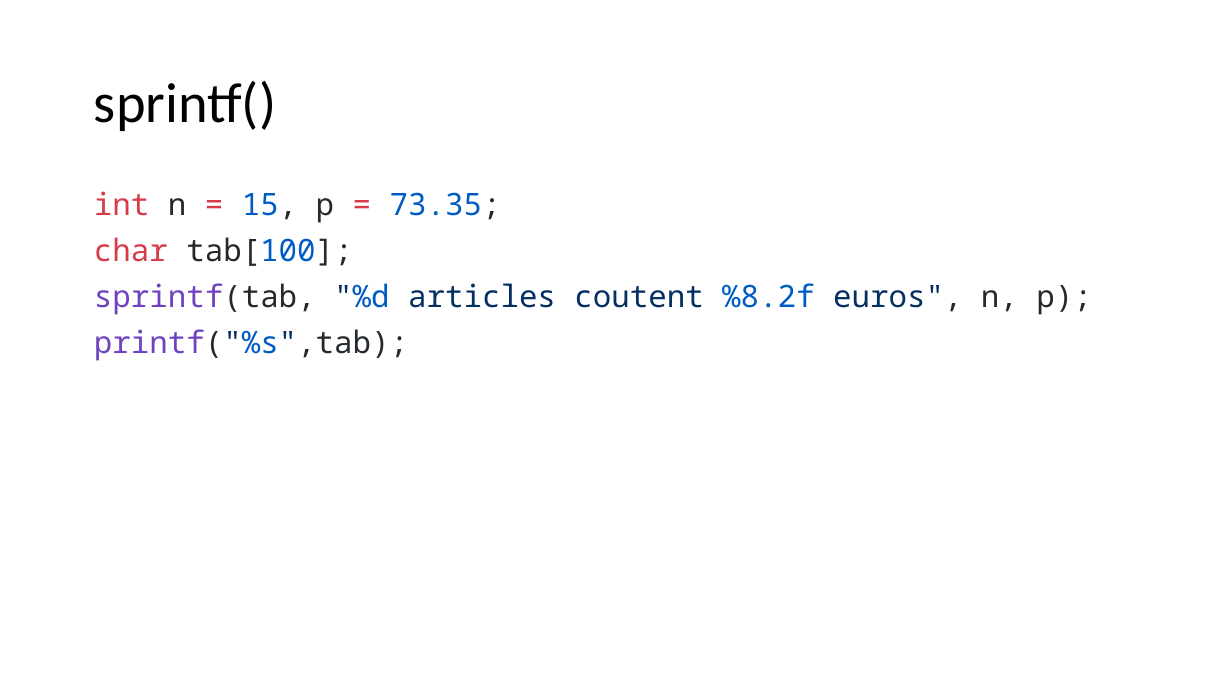
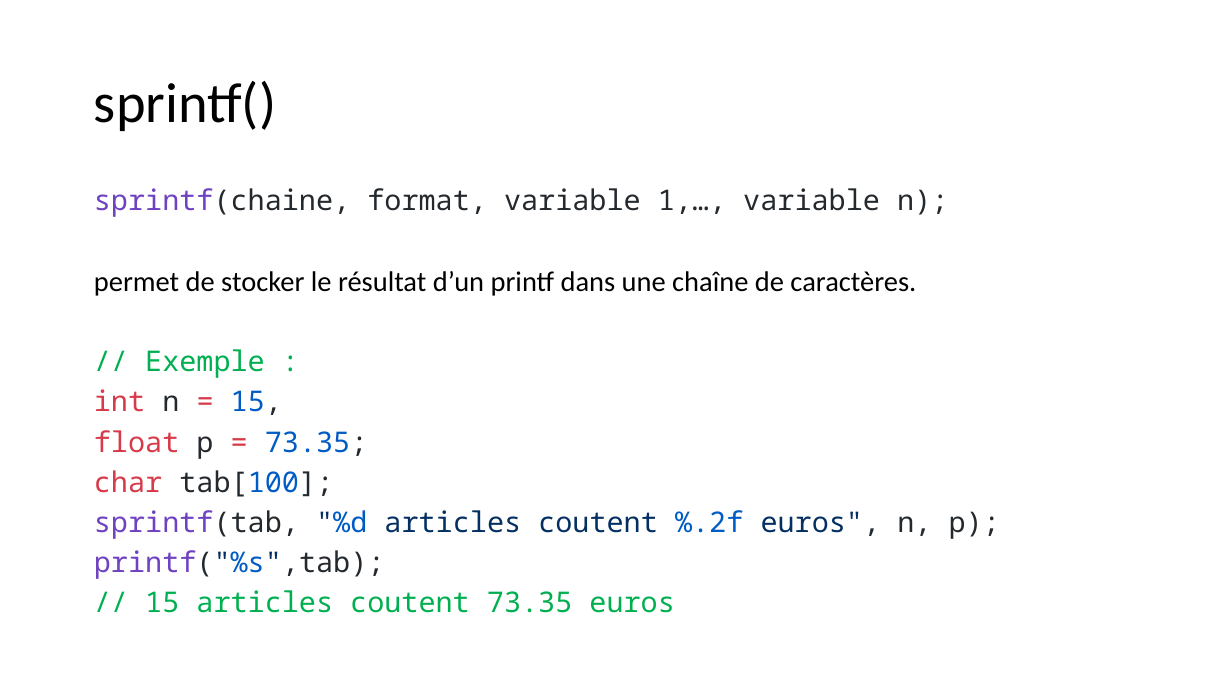
Before and after one commit to standard3/BTS1, a slide deck: slide 25 of 02_C/03_Tableaux/tableaux.pptx (slide 22 before the commit). Drawn at 1232x693 pixels with LibreOffice and Linux fonts; fonts in the diff are those of the drawing. Boxes give left, top, right and bottom in pixels: in the first picture for what was removed or moved away, otherwise in the second. Text is boxed around its words. In the diff, an @@ line names an element or a change of style, - is before the commit and + after.

```diff
--- a/02_C/03_Tableaux/tableaux.pptx
+++ b/02_C/03_Tableaux/tableaux.pptx
@@ text at (94, 188, 948, 459): text changed; size 24 to 22.2 pt; text colour #005CC5 to #000000 @@
-int n = 15, p = 73.35;
+sprintf(chaine, format, variable 1,…, variable n);
+permet de stocker le résultat d’un printf dans une chaîne de caractères.
+// Exemple :
+int n = 15,
+float p = 73.35;
@@ text at (94, 470, 385, 579): size 24 to 22.2 pt in "char tab[100];", "printf("%s",tab);"; line spacing 0.9 to 0.8 @@
@@ text at (94, 510, 1000, 539): text changed; size 24 to 22.2 pt @@
-sprintf(tab, "%d articles coutent %8.2f euros", n, p);
+sprintf(tab, "%d articles coutent %.2f euros", n, p);
@@ text at (145, 590, 674, 613): paragraph added @@
+// 15 articles coutent 73.35 euros
```
Also in this commit, not shown: 10 other slides changed, 5 slides added, 4 other files.
